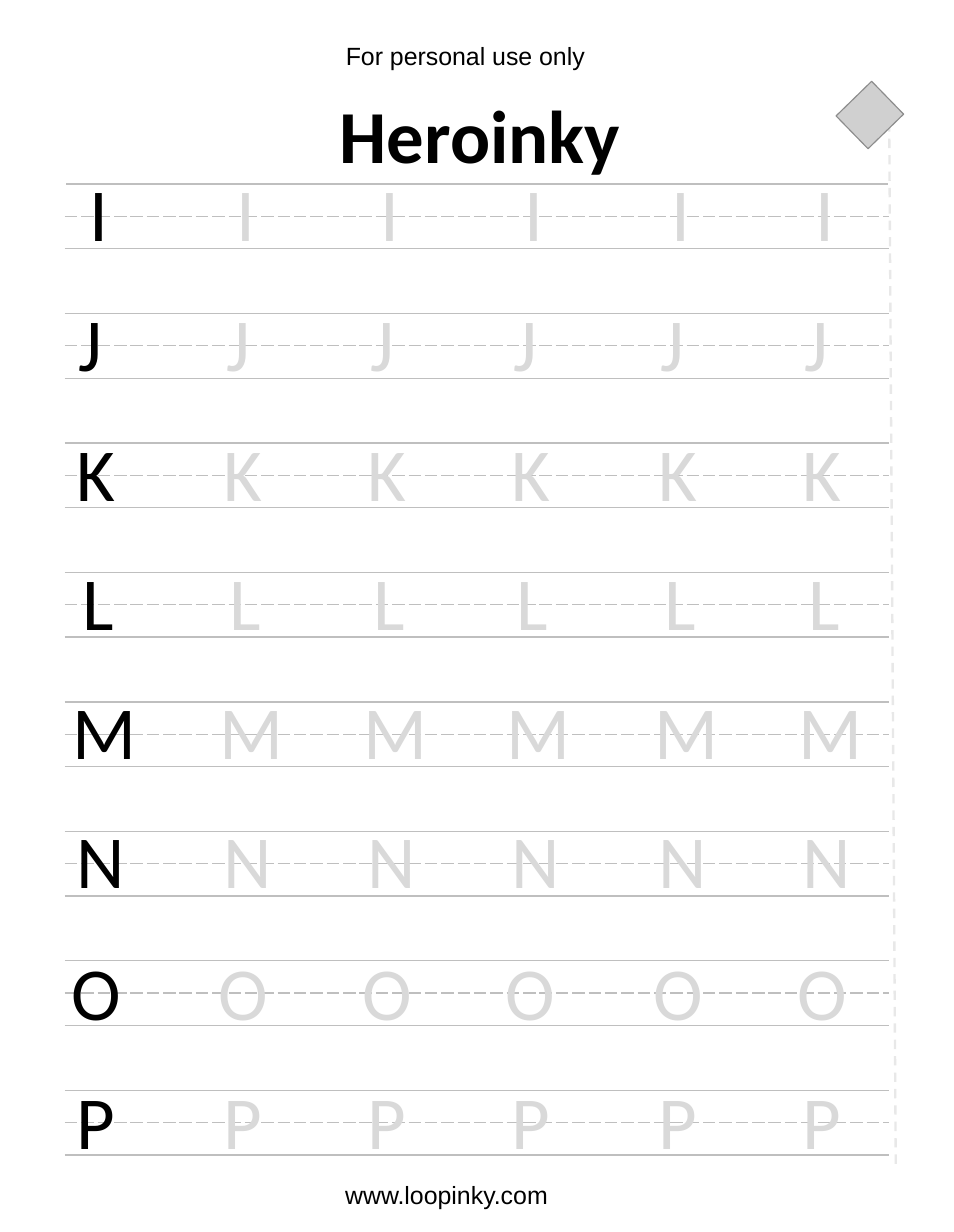
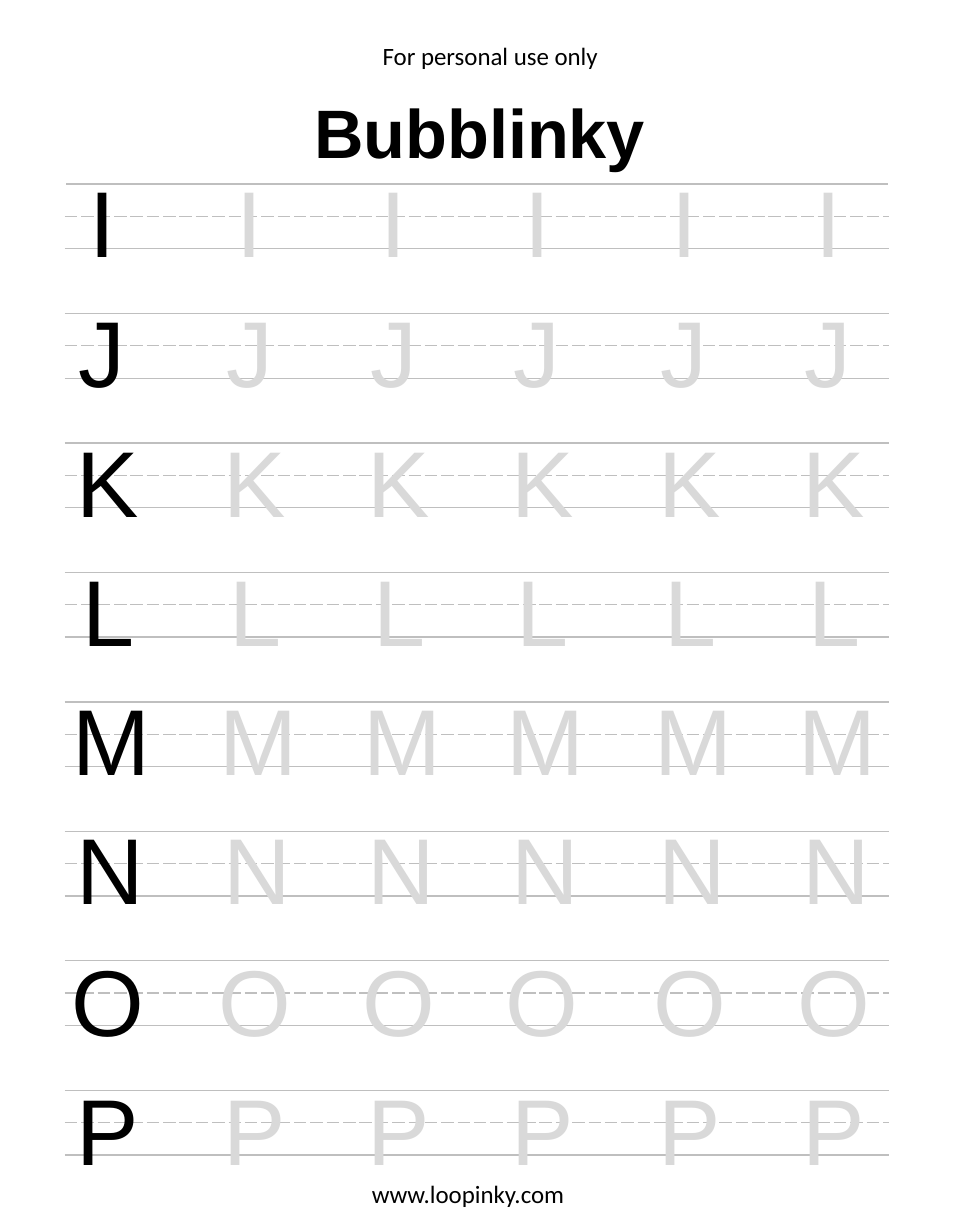
Before and after one commit to Loopinky/loopinky.com, a slide deck: slide 2 of Heroinky.pptx. Drawn at 954x1232 pixels with LibreOffice and Linux fonts; fonts in the diff are those of the drawing; grey boxes stand for pictures. Boxes give left, top, right and bottom in pixels: in the first picture for what was removed or moved away, otherwise in the second. Text is boxed around its words. In the diff, an @@ line names an element or a change of style, - is before the commit and + after.

```diff
--- a/Heroinky.pptx
+++ b/Heroinky.pptx
@@ text "For personal use only": place and size @@
-text "For personal use only" at <box>346,47,585,71</box>
+text "For personal use only" at <box>383,47,598,69</box>
@@ text "For personal use only" at <box>383,47,598,69</box>: font Arial to Calibri; alignment left to centre @@
@@ picture removed at <box>836,81,904,149</box> @@
@@ text at <box>314,108,645,170</box>: text changed; size 48 to 44 pt; font Calibri to Arial @@
-Heroinky
+Bubblinky
@@ line removed from (890, 107) to (896, 1165) @@
@@ size 48 to 60 pt, font Calibri to Arial in 48 elements at <box>224,831,292,897</box>, <box>368,831,436,897</box>, <box>77,831,145,904</box>, <box>511,831,579,897</box>, <box>659,831,727,897</box>, <box>803,831,871,897</box>, <box>82,572,134,646</box>, <box>229,572,281,638</box>, <box>373,572,425,638</box>, <box>517,572,569,638</box>, <box>664,572,716,638</box>, <box>808,572,860,638</box>, <box>77,443,139,517</box>, <box>224,443,286,508</box>, <box>368,443,430,508</box>, <box>511,443,573,508</box>, <box>659,443,721,508</box>, <box>803,443,865,508</box>, <box>89,183,115,257</box>, <box>237,183,263,249</box>, <box>381,183,407,249</box>, <box>524,183,550,249</box>, <box>671,183,697,249</box>, <box>815,183,841,249</box>, <box>79,313,126,388</box>, <box>226,313,273,379</box>, <box>370,313,417,379</box>, <box>514,313,561,379</box>, <box>661,313,708,379</box>, <box>805,313,852,379</box>, <box>659,1122,721,1156</box>, <box>77,1100,139,1165</box>, <box>224,1122,286,1156</box>, <box>368,1122,430,1156</box>, <box>511,1122,573,1156</box>, <box>803,1122,865,1156</box>, <box>219,701,297,767</box>, <box>507,701,585,767</box>, <box>654,701,732,767</box>, <box>798,701,876,767</box>, <box>72,701,150,775</box>, <box>363,701,441,767</box>, <box>653,992,726,1026</box>, <box>71,970,144,1037</box>, <box>218,992,291,1026</box>, <box>362,992,435,1026</box>, <box>506,992,579,1026</box>, <box>797,992,870,1026</box> @@
@@ text "www.loopinky.com" at <box>372,1185,564,1207</box>: font Arial to Calibri; alignment left to centre @@
@@ text "www.loopinky.com": place and size @@
-text "www.loopinky.com" at <box>345,1186,548,1210</box>
+text "www.loopinky.com" at <box>372,1185,564,1207</box>
```
Also in this commit, not shown: 9 other slides changed, 20 other files.
